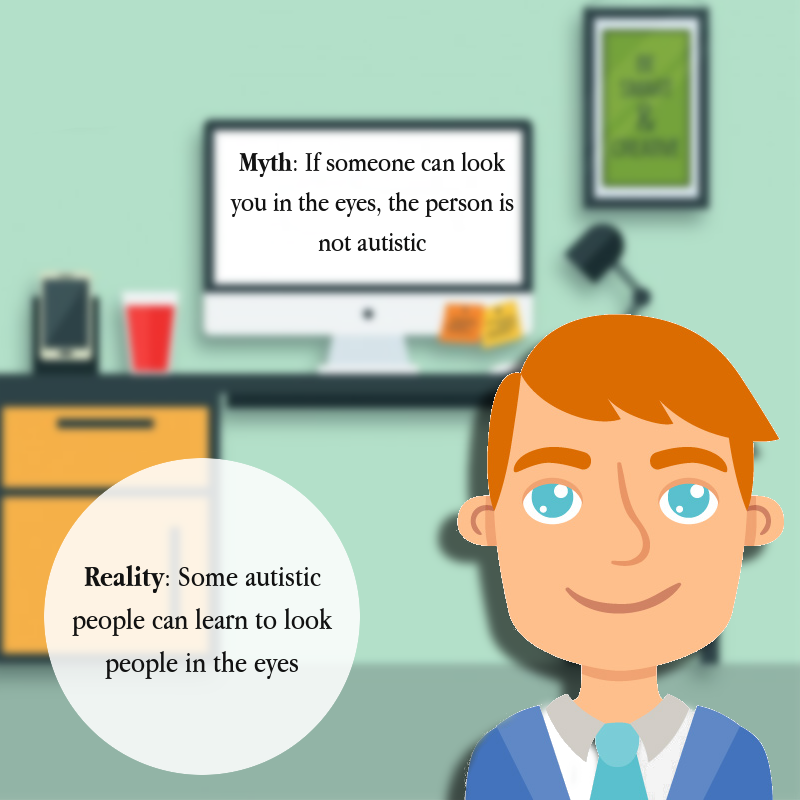
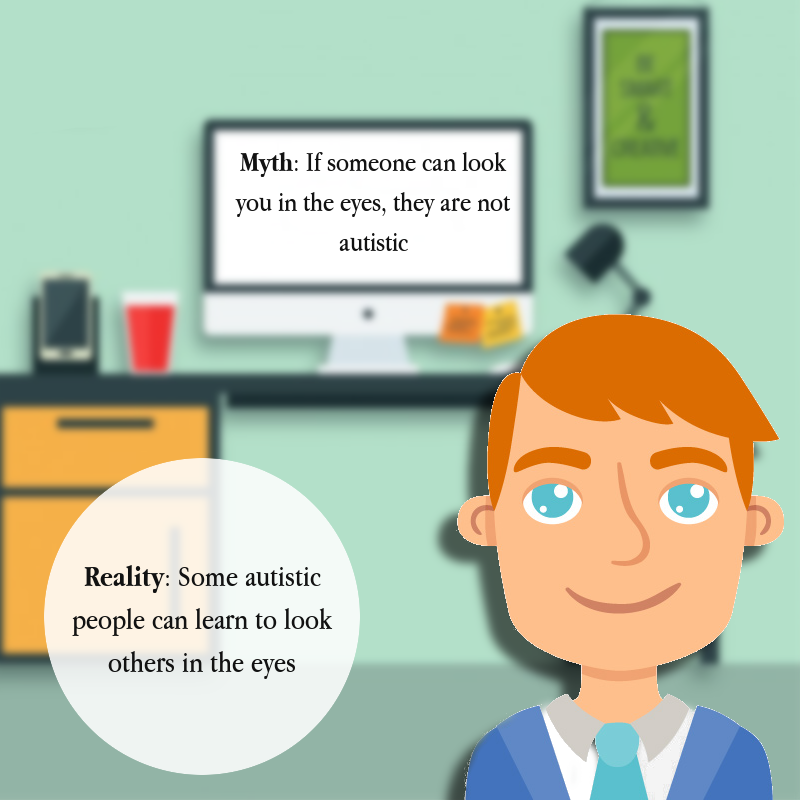
Layer changes from the first (800, 800) image to the second:
painted on "Reality: Some autistic people ..." over [105, 651, 298, 679]
painted on "Myth: If someone can look you ..." over [230, 152, 514, 251]
